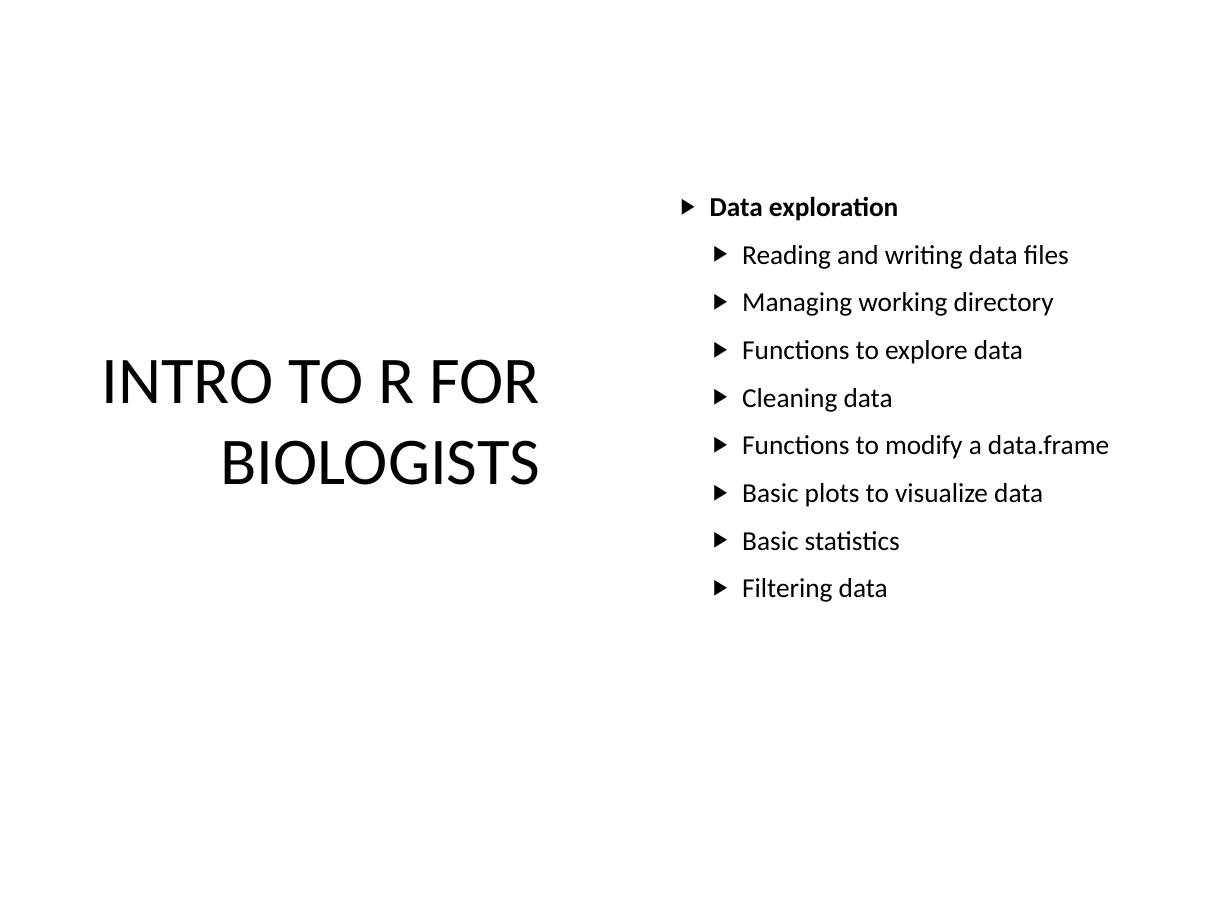
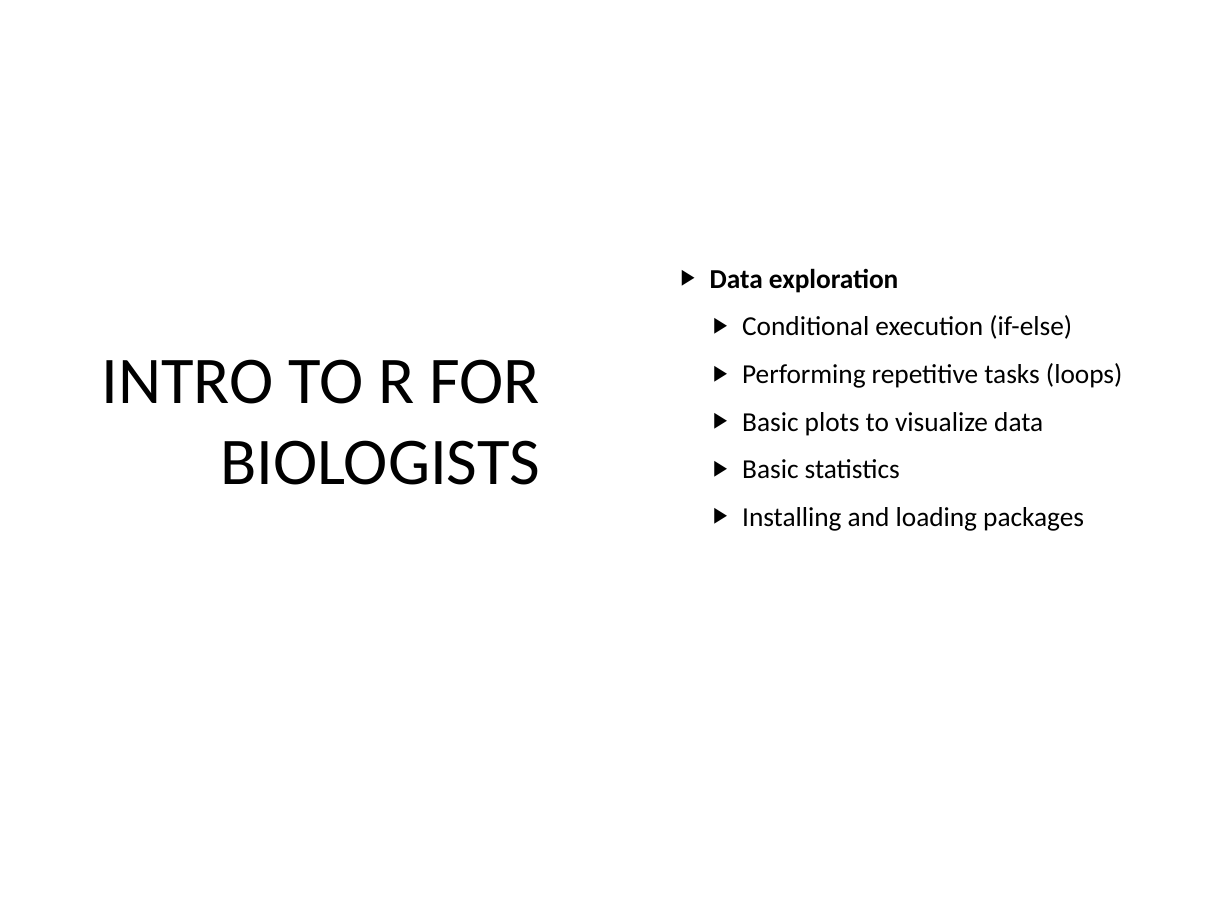
Before and after one commit to sraorao/MSD_R_course_HT2022, a slide deck: slide 2 of powerpoint/Session2.pptx. Drawn at 1232x924 pixels with LibreOffice and Linux fonts; fonts in the diff are those of the drawing. Boxes give left, top, right and bottom in pixels: in the first picture for what was removed or moved away, otherwise in the second. Text is boxed around its words. In the diff, an @@ line names an element or a change of style, - is before the commit and + after.

Commit message:
update code and ppt

```diff
--- a/powerpoint/Session2.pptx
+++ b/powerpoint/Session2.pptx
@@ text at box(742, 315, 1122, 388): text changed @@
-  ▶ Reading and writing data files
-  ▶ Managing working directory
-  ▶ Functions to explore data
-  ▶ Cleaning data
-  ▶ Functions to modify a data.frame
+  ▶ Conditional execution (if-else)
+  ▶ Performing repetitive tasks (loops)
@@ text at box(742, 507, 1084, 531): text changed @@
-  ▶ Filtering data
+  ▶ Installing and loading packages
```
Also in this commit, not shown: 6 other slides changed, 1 slide removed, 1 other file.
